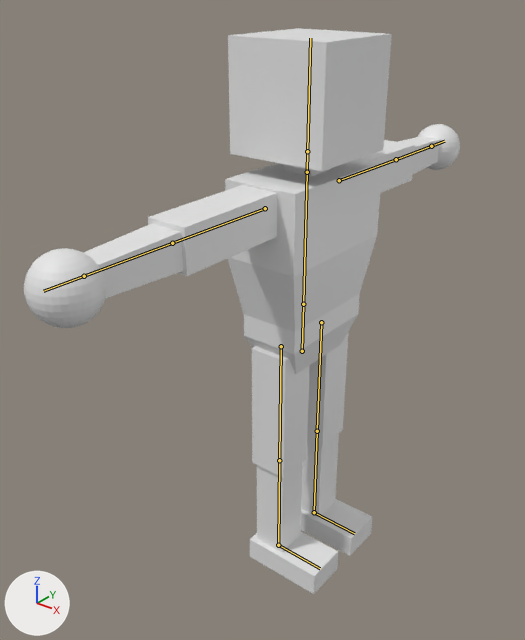
The Blender file UntitledSkiGame/Assets/ProjectAssets/Art/Models/blender/playermodel.blend, before and after one commit.
The view is the same before and after, from a 50 mm camera at (7.67, -10.91, 11.9) aimed at (-0.23, -1.03, 5.77). Arrows for +X, +Y and +Z are at lower left; the lights stay in place. The picture after the commit comes second. The bones that change, and the others that lie on the model, are drawn over the model as lines.
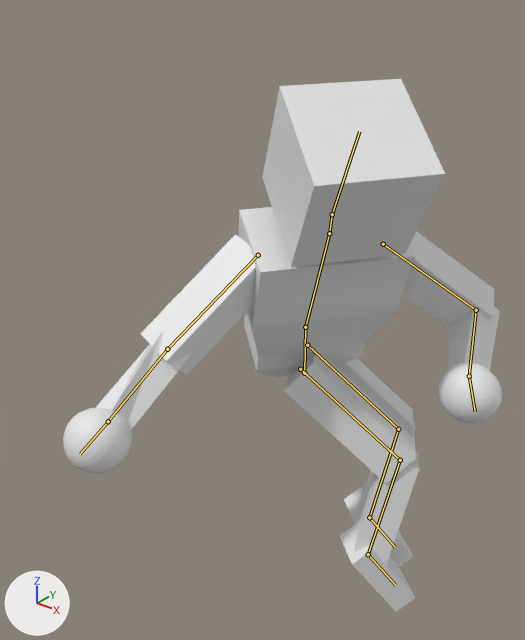
The newer file adds an action. The first version stands in its rest pose; the second is drawn at frame 10 of the action 'Shifty'.

Pixel boxes [x1, y1, x2, y2] of what changed, in the pictures (525 x 640 px):
'Cube', posed: before [24, 28, 460, 594]; after [63, 79, 502, 612]
bone 'pelvis', root to tip: before (302, 351) to (303, 304); after (304, 373) to (305, 327)
bone 'torso', root to tip: before (303, 304) to (307, 172); after (305, 327) to (329, 233)
bone 'neck', root to tip: before (307, 172) to (307, 151); after (329, 233) to (332, 214)
bone 'head', root to tip: before (307, 151) to (310, 38); after (332, 214) to (359, 131)
bone 'LArm', root to tip: before (339, 180) to (396, 159); after (383, 244) to (476, 310)
bone 'LForearm', root to tip: before (396, 159) to (431, 146); after (476, 310) to (469, 376)
bone 'LHannd', root to tip: before (431, 146) to (444, 141); after (469, 376) to (475, 411)
bone 'RArm', root to tip: before (265, 208) to (172, 243); after (258, 255) to (167, 349)
bone 'RForearm', root to tip: before (172, 243) to (84, 276); after (167, 349) to (108, 421)
bone 'RHand', root to tip: before (84, 276) to (43, 291); after (108, 421) to (80, 454)
bone 'RLeg', root to tip: before (281, 346) to (279, 460); after (300, 369) to (400, 460)
bone 'LLowerLeg', root to tip: before (279, 460) to (278, 545); after (400, 460) to (368, 554)
bone 'RFoot', root to tip: before (278, 545) to (320, 568); after (368, 554) to (395, 585)
bone 'LLeg', root to tip: before (321, 322) to (317, 431); after (307, 345) to (398, 429)
bone 'LLowerLeg.002', root to tip: before (317, 431) to (314, 512); after (398, 429) to (369, 517)
bone 'LFoot', root to tip: before (314, 512) to (354, 533); after (369, 517) to (394, 546)

What the commit changed:
Bone 'pelvis' (bone_pelvis) moves from (0.0, 0.0, 0.0) to (0.07, -0.5, -0.01).
Bone 'torso' (bone_torso) turns from (0, 0, 0) to (19, -33, -32) degrees about its own x, y and z.
Bone 'neck' (bone_neck) turns from (0, 0, 0) to (0, 0, 14) degrees about its own x, y and z.
Bone 'head' (bone_head) turns from (0, 0, 0) to (0, 2, -21) degrees about its own x, y and z.
Bone 'LArm' (bone_larm) turns from (0, 0, 0) to (-25, -5, -27) degrees about its own x, y and z.
Bone 'LForearm' (bone_lforearm) turns from (0, 0, 0) to (-1, -5, -92) degrees about its own x, y and z.
Bone 'LHannd' (bone_lhannd) moves from (0.0, 0.0, 0.0) to (0.0, 0.03, 0.0).
Bone 'LHannd' (bone_lhannd) turns from (0, 0, 0) to (-4, 35, 22) degrees about its own x, y and z.
Bone 'RArm' (bone_rarm) turns from (0, 0, 0) to (-28, 6, 27) degrees about its own x, y and z.
Bone 'RForearm' (bone_rforearm) turns from (0, 0, 0) to (34, 43, 48) degrees about its own x, y and z.
Bone 'RHand' (bone_rhand) moves from (0.0, 0.0, 0.0) to (0.0, -0.03, 0.0).
Bone 'RHand' (bone_rhand) turns from (0, 0, 0) to (-1, -34, -25) degrees about its own x, y and z.
Bone 'RLeg' (bone_rleg) moves from (0.0, 0.0, 0.0) to (0.1, -0.09, -0.34).
Bone 'RLeg' (bone_rleg) turns from (0, 0, 0) to (-53, -29, 9) degrees about its own x, y and z.
Bone 'LLowerLeg' (bone_llowerleg) turns from (0, 0, 0) to (61, 0, 0) degrees about its own x, y and z.
Bone 'RFoot' (bone_rfoot) moves from (0.0, 0.0, 0.0) to (0.33, 0.15, 0.23).
Bone 'RFoot' (bone_rfoot) turns from (0, 0, 0) to (41, -1, -21) degrees about its own x, y and z.
Bone 'LLeg' (bone_lleg) moves from (0.0, 0.0, 0.0) to (-0.1, 0.09, 0.34).
Bone 'LLeg' (bone_lleg) turns from (0, 0, 0) to (-53, -29, 9) degrees about its own x, y and z.
Bone 'LLowerLeg.002' (bone_llowerleg_002) turns from (0, 0, 0) to (61, 0, 0) degrees about its own x, y and z.
Bone 'LFoot' (bone_lfoot) moves from (0.0, 0.0, 0.0) to (-0.33, -0.15, -0.23).
Bone 'LFoot' (bone_lfoot) turns from (0, 0, 0) to (41, -1, -21) degrees about its own x, y and z.
